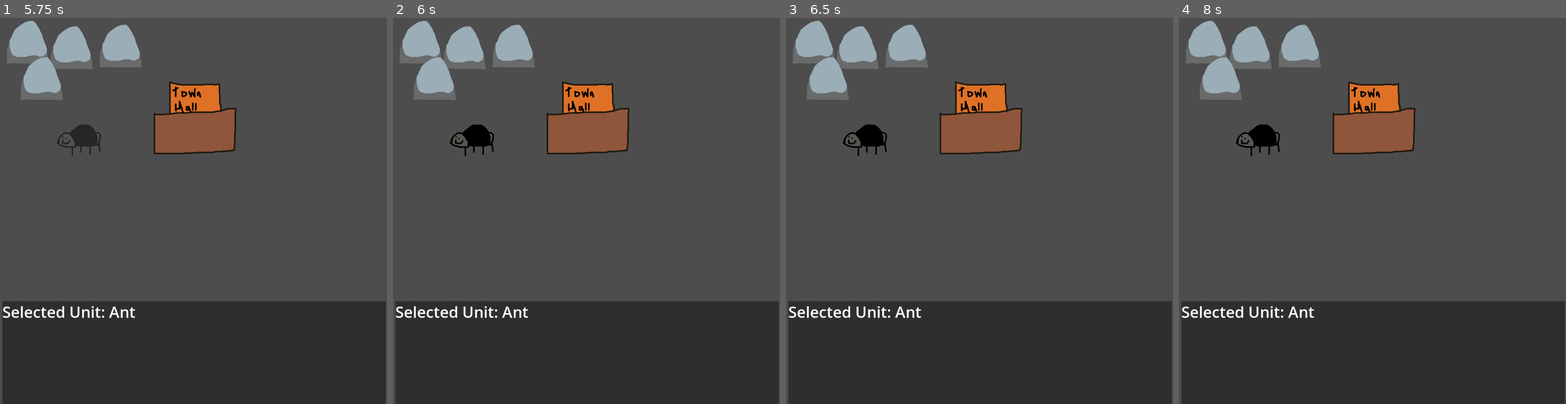
Above: before the commit, frames 1-4 (left to right).
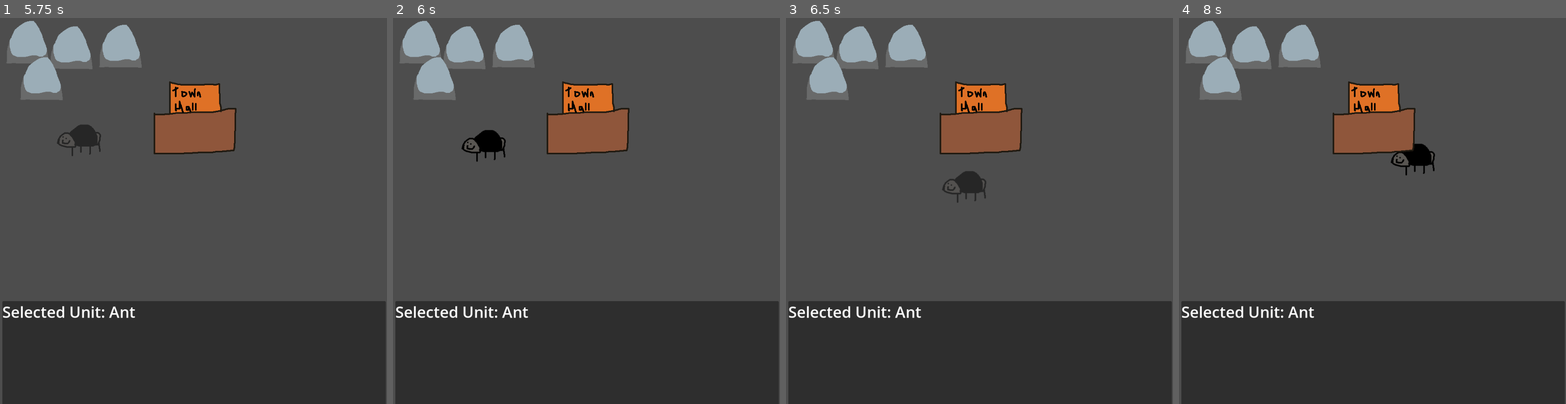
Above: after the commit, the same moments.

Repository: johnfn/LD52
Game: Godot game, scene res://root.tscn
The game is run twice, just before and just after one commit, with the same random seed, the same clock (stepped at 60 frames per second) and the same inputs.
Inputs (mouse positions are in pixels of both pictures, inside the frame that each line leads up to):
- Up to frame 1 (5.75 s): tap Enter at 0.5 s; move the mouse to (85, 149) at 0.52 s; click (85, 149) at 0.67 s; tap Space at 1.25 s; move the mouse to (197, 118) at 1.27 s; click (197, 118) at 1.42 s; click "Buy Grasshopper (5 Meat)" at 2 s; move the mouse to (232, 126) at 2.77 s; click (232, 126) at 2.92 s; move the mouse to (174, 288) at 3.52 s; click (174, 288) at 3.67 s; move the mouse to (309, 268) at 4.27 s; click (309, 268) at 4.42 s; move the mouse to (77, 153) at 5.02 s; click (77, 153) at 5.17 s
- Up to frame 2 (6 s): tap Enter at 5.75 s; move the mouse to (605, 211) at 5.77 s; click (605, 211) at 5.92 s
- Up to frame 3 (6.5 s): no input
- Up to frame 4 (8 s): move the mouse to (1314, 114) at 6.52 s; click (1314, 114) at 6.67 s; move the mouse to (1457, 191) at 7.27 s; click (1457, 191) at 7.42 s

Frame 1 is identical in both runs. In frame 2, 0.5% of the frame differs, in the area x 14-30%, y 27-38%; in frame 3, 0.9%; in frame 4, 0.9%, in the area x 14-67%, y 27-41%.

Commit message:
move ant thing

Diff:
--- a/Ant.gd
+++ b/Ant.gd
@@ -1,4 +1,13 @@
 extends Sprite2D
+
+enum UnitStatus {
+  IDLE,
+  MOVING
+}
+
+var speed = 500
+var status: UnitStatus = UnitStatus.IDLE
+var move_destination: Vector2 = Vector2.ZERO # godot does not allow null for Vector2
 
 @onready
 var shape = $Area
@@ -20,3 +29,19 @@
   shape.connect("mouse_button_pressed", func (pos):
     ui_panel.select(self)
   )
+
+func _process(_delta: float):
+  if status == UnitStatus.MOVING:
+    var distance = move_destination - self.position
+    var delta = speed * get_process_delta_time()
+
+    if distance.length() < delta:
+      self.position = move_destination
+      status = UnitStatus.IDLE
+    else:
+      self.position += distance.normalized() * delta
+
+func move(destination: Vector2):
+  move_destination = destination
+
+  status = UnitStatus.MOVING
--- a/Map.gd
+++ b/Map.gd
@@ -1,9 +1,14 @@
 extends Node2D
+
+@onready
+var ui_panel = $"/root/Root/UiPanel"
 
 func _unhandled_input(event):
   if event is InputEventMouseButton:
     if event.is_pressed():
-      print("OK (Unhandled)")
+      var position = event.position
+
+      ui_panel.move(position)
 
 # Called every frame. 'delta' is the elapsed time since the previous frame.
 func _process(delta):
--- a/UiPanel.gd
+++ b/UiPanel.gd
@@ -44,3 +44,7 @@
   selected_unit = unit
 
   update_ui()
+
+func move(position: Vector2):
+  if selected_unit != null and selected_unit.name == "Ant":
+    selected_unit.move(position)
